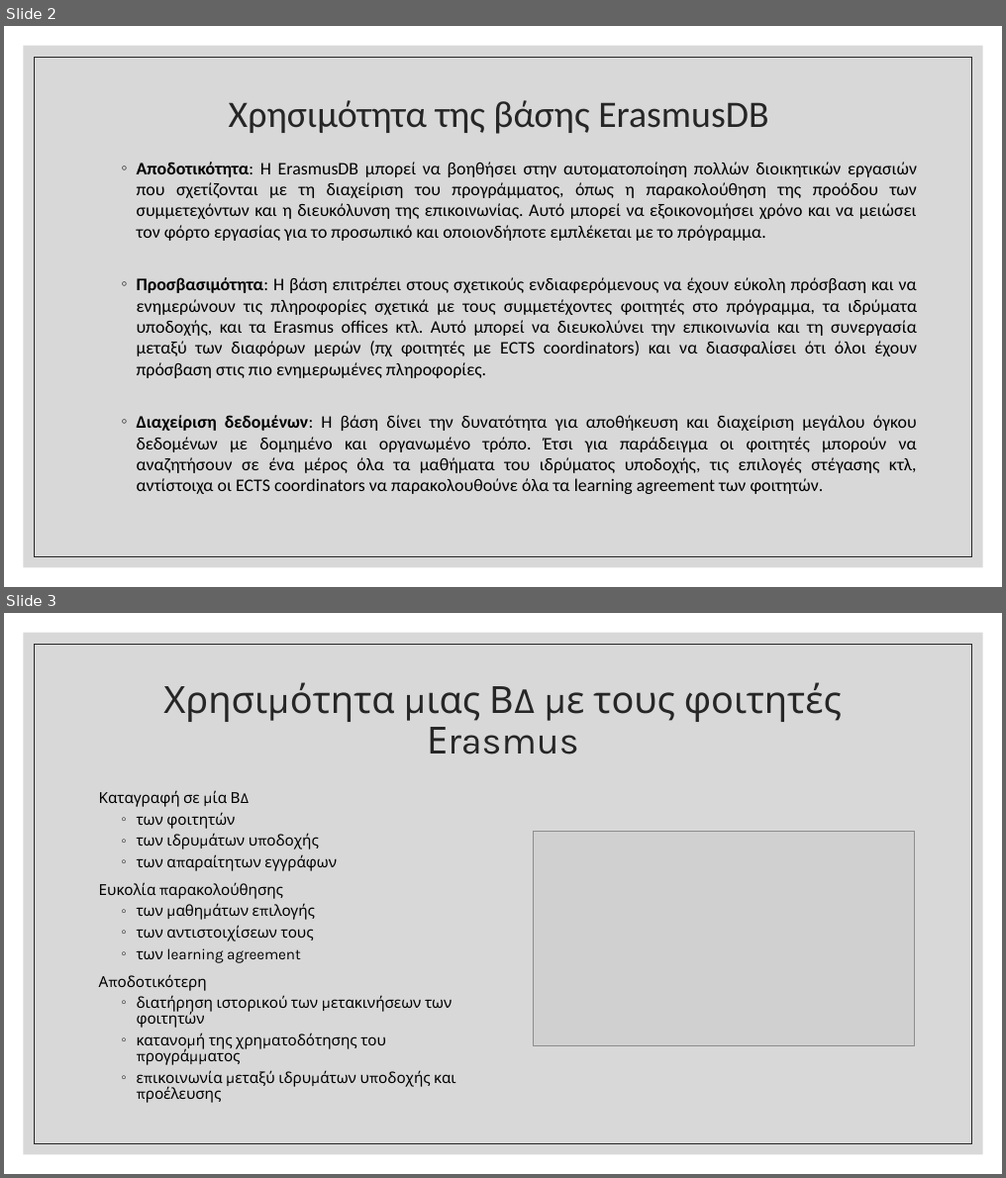
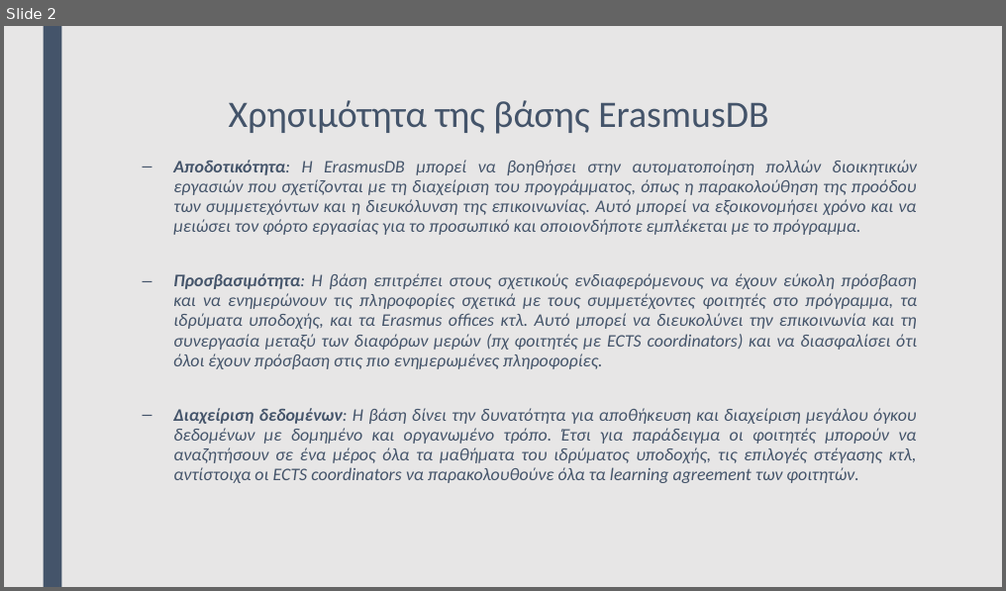
Before and after one commit to tklioupis/DB_project, a slide deck: db_final_prsentation/final_presentation-JBpc.pptx. Shown one above the other, each under a label of ours: slides 2 and 3 before the commit, slide 2 after it. The pictures are 1006x1178 and 1006x591 pixels, drawn with LibreOffice and Linux fonts; fonts in the diff are those of the drawing; grey boxes stand for pictures. Boxes give left, top, right and bottom in pixels: in the first picture for what was removed or moved away, otherwise in the second. Text is boxed around its words. In the diff, an @@ line names an element or a change of style, - is before the commit and + after.

```diff
--- a/db_final_prsentation/final_presentation-JBpc.pptx
+++ b/db_final_prsentation/final_presentation-JBpc.pptx
@@ slide 3 removed at (4, 613, 1002, 1174), background #FFFFFF; not listed: 2 template elements that a slide beside it also shows @@
@@ title removed at (427, 682, 842, 755) @@
-Χρησιμότητα μιας ΒΔ με τους φοιτητές Εrasmus
@@ text removed at (99, 790, 455, 1103) @@
-Καταγραφή σε μία ΒΔ
-  ◦ των φοιτητών
-  ◦ των ιδρυμάτων υποδοχής
-  ◦ των απαραίτητων εγγράφων
-Ευκολία παρακολούθησης
-  ◦ των μαθημάτων επιλογής
-  ◦ των αντιστοιχίσεων τους
-  ◦ των learning agreement
-Αποδοτικότερη
-  ◦ διατήρηση ιστορικού των μετακινήσεων των φοιτητών
-  ◦ κατανομή της χρηματοδότησης του προγράμματος
-  ◦ επικοινωνία μεταξύ ιδρυμάτων υποδοχής και προέλευσης
@@ picture removed at (534, 831, 915, 1046) @@
@@ slide 2 changed as well @@
@@ background #FFFFFF to #E7E6E6 @@
@@ rectangle removed at (24, 46, 983, 568) @@
@@ rectangle added at (43, 26, 61, 587), fill #44546A @@
@@ rectangle removed at (35, 57, 972, 557) @@
@@ title "Χρησιμότητα της βάσης ErasmusDB" at (229, 100, 768, 134): text colour #262626 to #44546A; line spacing 0.9 to 0.89 @@
@@ text "Αποδοτικότητα: Η ErasmusDB μπορεί να ..." at (173, 160, 917, 483): text colour #000000 to #44546A, italic on; bullet ◦ to –; line spacing 1 to 0.94; more space between paragraphs @@
```
Also in this commit, not shown: 1 other slide changed, 3 slides added, 1 other slide removed, 3 other files.
